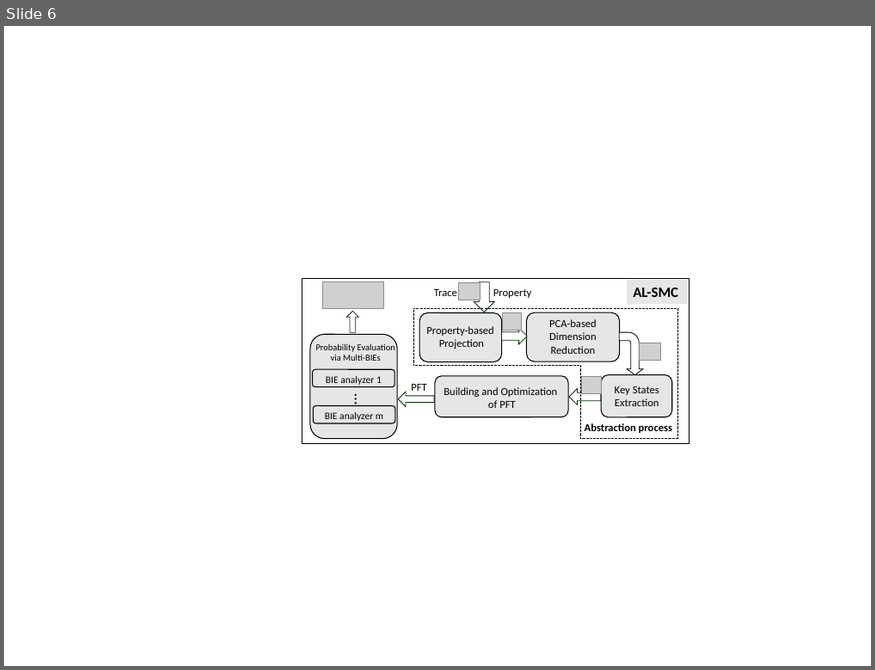
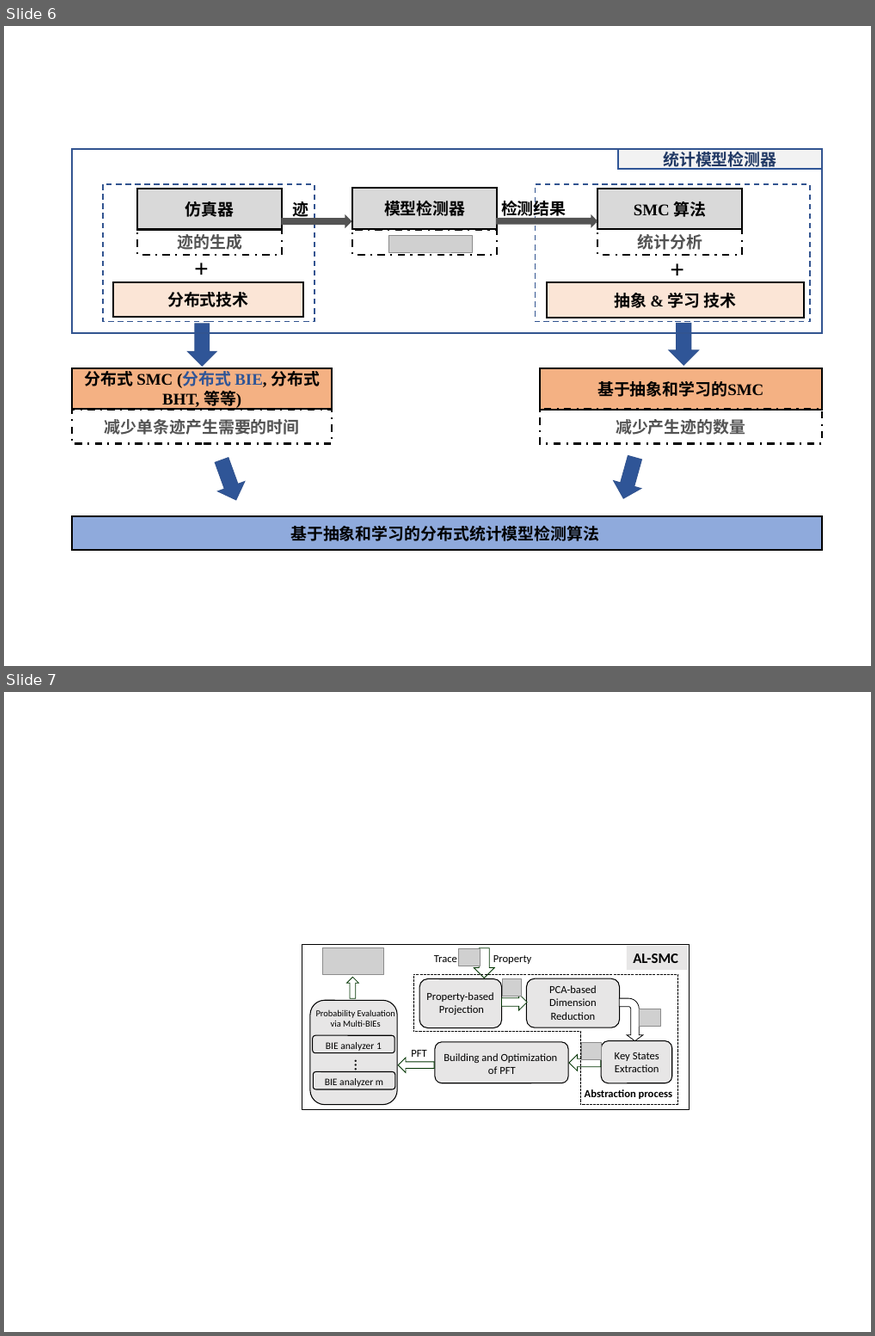
Before and after one commit to jiangkaiqiang/Paper, a slide deck: 2018JKQ毕业论文/file/framework.pptx. Shown one above the other, each under a label of ours: slide 6 before the commit, slides 6 and 7 after it. The pictures are 875x670 and 875x1336 pixels, drawn with LibreOffice and Linux fonts; fonts in the diff are those of the drawing; grey boxes stand for pictures. Boxes give left, top, right and bottom in pixels: in the first picture for what was removed or moved away, otherwise in the second. Text is boxed around its words. In the diff, an @@ line names an element or a change of style, - is before the commit and + after.

```diff
--- a/2018JKQ毕业论文/file/framework.pptx
+++ b/2018JKQ毕业论文/file/framework.pptx
@@ slide 6 added at [4,26,871,666], background #FFFFFF @@
@@ rectangle added at [72,149,822,333], outline #325491 1.5 pt @@
@@ rectangle added at [618,149,822,169], fill #F2F2F2, outline #2F5597 2 pt, 18 pt, text #203864, bold @@
+统计模型检测器
@@ rectangle added at [103,184,314,322], outline #325491 1.5 pt dashed @@
@@ rectangle added at [137,188,282,229], fill #D9D9D9, outline #000000 2 pt, 18 pt, text #000000, bold @@
+仿真器
@@ text added at [293,198,309,220], 18 pt, text #000000, bold @@
+迹
@@ rectangle added at [352,188,497,229], fill #D9D9D9, outline #000000 2 pt, 18 pt, text #000000, bold @@
+模型检测器
@@ text added at [501,198,566,220], 18 pt, text #000000, bold @@
+检测结果
@@ rectangle added at [535,184,811,322], outline #325491 1.5 pt dashed @@
@@ rectangle added at [597,188,742,229], fill #D9D9D9, outline #000000 2 pt, 18 pt, text #000000, bold @@
+SMC 算法
@@ rectangle added at [137,230,282,255], outline #000000 2 pt dashed, 18 pt, text #525252, bold @@
+迹的生成
@@ right arrow added at [282,214,352,228], fill #525252 @@
@@ rectangle added at [352,230,497,255], outline #000000 2 pt dashed @@
@@ right arrow added at [496,214,597,227], fill #525252 @@
@@ rectangle added at [597,230,742,255], outline #000000 2 pt dashed, 18 pt, text #525252, bold @@
+统计分析
@@ text added at [188,249,233,286], 28 pt, text #000000, bold @@
++
@@ picture added at [388,235,472,252] @@
@@ text added at [664,250,708,287], 28 pt, text #000000, bold @@
++
@@ rectangle added at [113,282,303,318], fill #FBE5D6, outline #000000 2 pt, 18 pt, text #000000, bold @@
+分布式技术
@@ rectangle added at [547,282,805,318], fill #FBE5D6, outline #000000 2 pt, 18 pt, text #000000, bold @@
+抽象 & 学习 技术
@@ down arrow added at [188,324,216,366], fill #2F5597, outline #325491 1 pt @@
@@ down arrow added at [670,324,699,366], fill #2F5597, outline #325491 1 pt @@
@@ rectangle added at [72,368,333,409], fill #F4B183, outline #000000 2 pt, 18 pt, text #000000, bold @@
+分布式 SMC (分布式 BIE, 分布式 BHT, 等等)
@@ rectangle added at [540,369,822,410], fill #F4B183, outline #000000 2 pt, 18 pt, text #000000, bold @@
+基于抽象和学习的SMC
@@ rectangle added at [72,409,333,443], outline #000000 2 pt dashed, 18 pt, text #525252, bold @@
+减少单条迹产生需要的时间
@@ rectangle added at [540,409,822,443], outline #000000 2 pt dashed, 18 pt, text #525252, bold @@
+减少产生迹的数量
@@ down arrow added at [209,455,250,505], fill #2F5597, outline #325491 1 pt @@
@@ down arrow added at [609,453,648,502], fill #2F5597, outline #325491 1 pt @@
@@ rectangle added at [72,516,822,550], fill #8FAADC, outline #000000 2 pt, 18 pt, text #000000, bold @@
+基于抽象和学习的分布式统计模型检测算法
@@ what was slide 6 is now slide 7 @@
```
Also in this commit, not shown: 1 other slide added, 14 other files.
